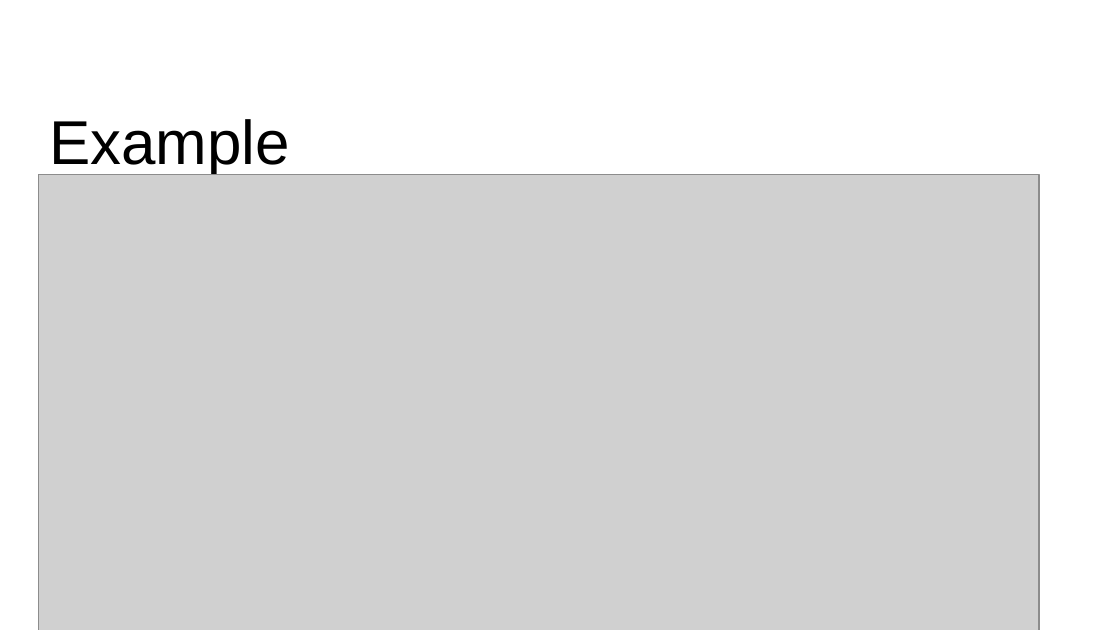
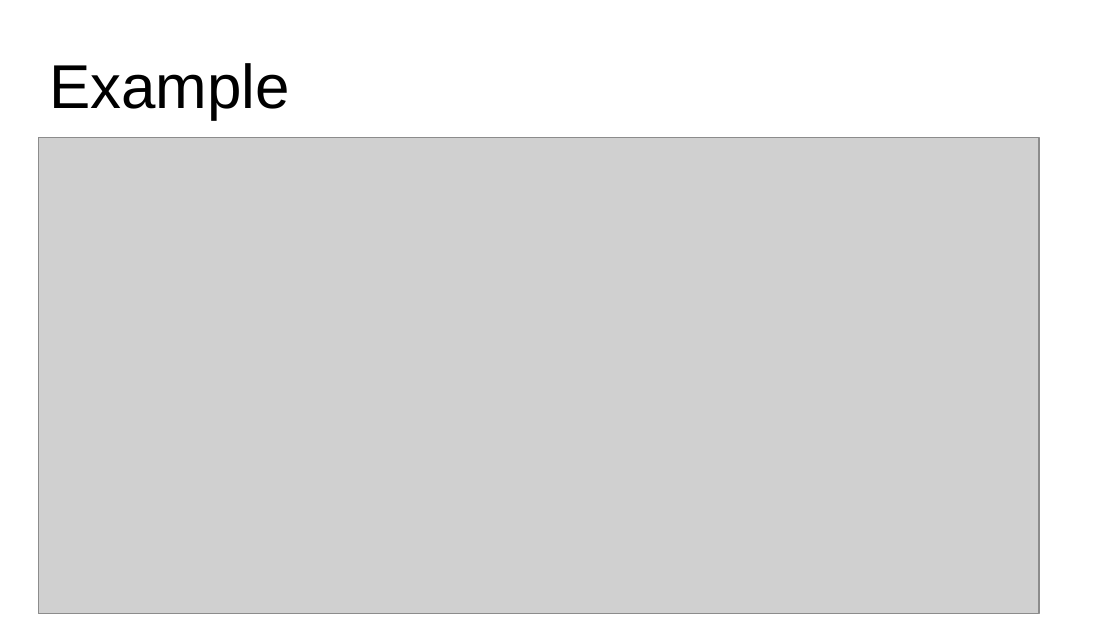
Before and after one commit to paul-tian/ITSEG-System-Engineering, a slide deck: slide 9 of Jiaohong_Yao/1/NS-CL.pptx (slide 8 before the commit). Drawn at 1120x630 pixels with LibreOffice and Linux fonts; fonts in the diff are those of the drawing; grey boxes stand for pictures. Boxes give left, top, right and bottom in pixels: in the first picture for what was removed or moved away, otherwise in the second. Text is boxed around its words. In the diff, an @@ line names an element or a change of style, - is before the commit and + after.

```diff
--- a/Jiaohong_Yao/1/NS-CL.pptx
+++ b/Jiaohong_Yao/1/NS-CL.pptx
@@ title "Example": place and size @@
-title "Example" at [49, 119, 290, 175]
+title "Example" at [49, 63, 290, 120]
@@ picture: place and size @@
-picture at [38, 175, 1039, 630]
+picture at [38, 138, 1039, 614]
```
Also in this commit, not shown: 5 other slides changed, 22 slides added, 12 slides removed, 1 other file.
